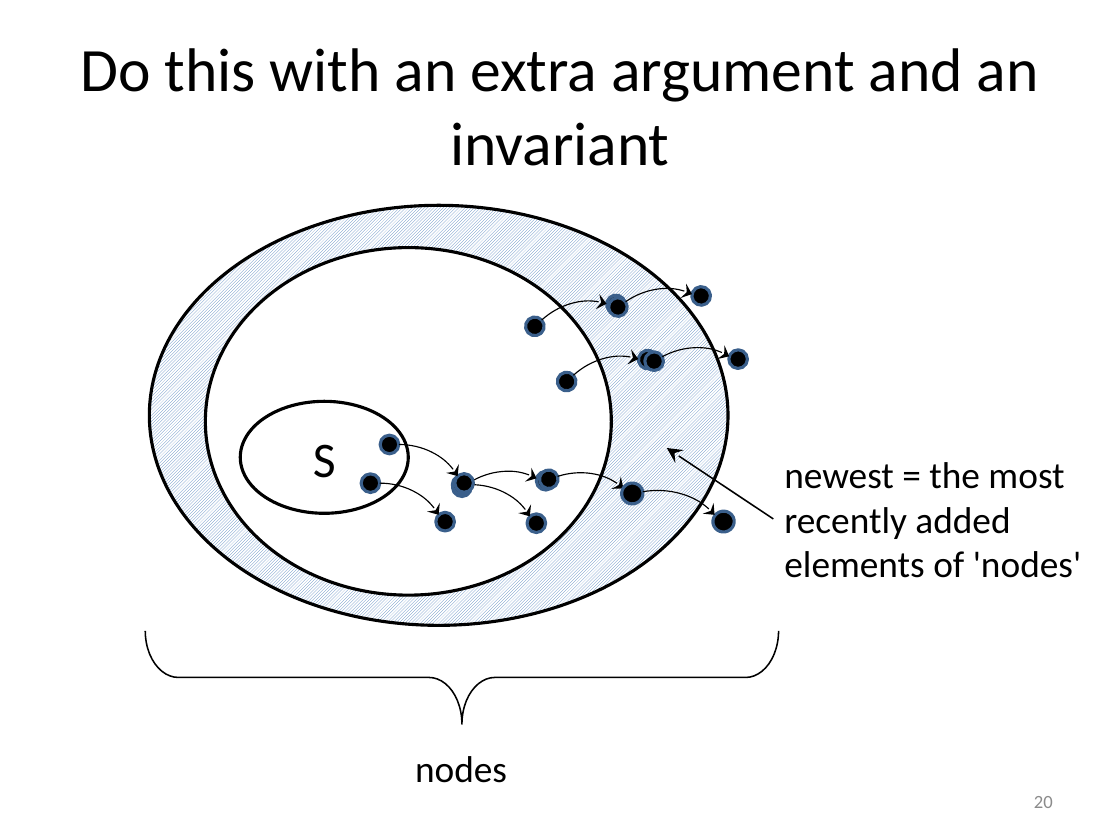
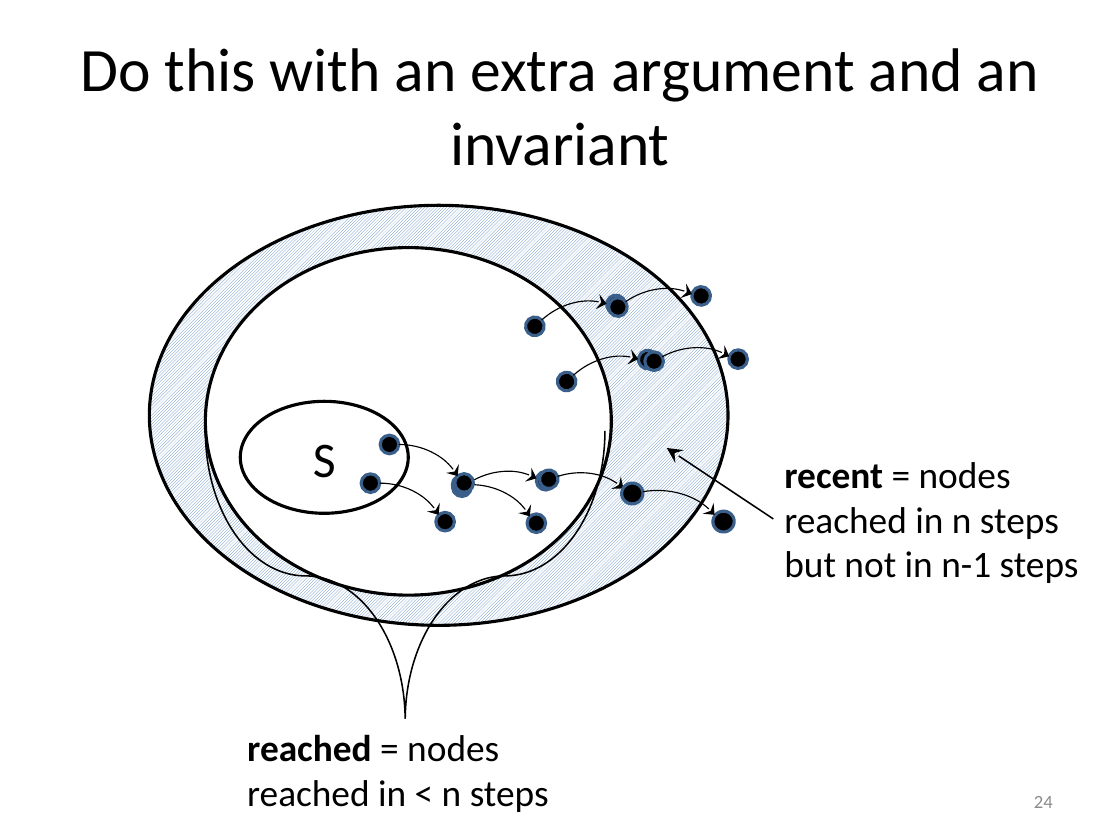
Before and after one commit to mwand/cs5010f16, a slide deck: slide 24 of Slides/Lesson 8.5 Searching in a Graph.pptx (slide 20 before the commit). Drawn at 1120x840 pixels with LibreOffice and Linux fonts; fonts in the diff are those of the drawing. Boxes give left, top, right and bottom in pixels: in the first picture for what was removed or moved away, otherwise in the second. Text is boxed around its words. In the diff, an @@ line names an element or a change of style, - is before the commit and + after.

```diff
--- a/Slides/Lesson 8.5 Searching in a Graph.pptx
+++ b/Slides/Lesson 8.5 Searching in a Graph.pptx
@@ right brace: place and size @@
-right brace at (146, 631, 778, 724)
+right brace at (205, 431, 605, 721)
@@ text at (784, 462, 1079, 583): text changed @@
-newest = the most recently added elements of 'nodes'
+recent = nodes reached in n steps but not in n-1 steps
@@ text at (247, 734, 549, 812): text changed @@
-nodes
+reached = nodes reached in < n steps
@@ page number at (1034, 796, 1053, 808): text changed @@
-20
+24
```
Also in this commit, not shown: 11 other slides changed, 10 slides added, 1 slide removed, 2 other files.
